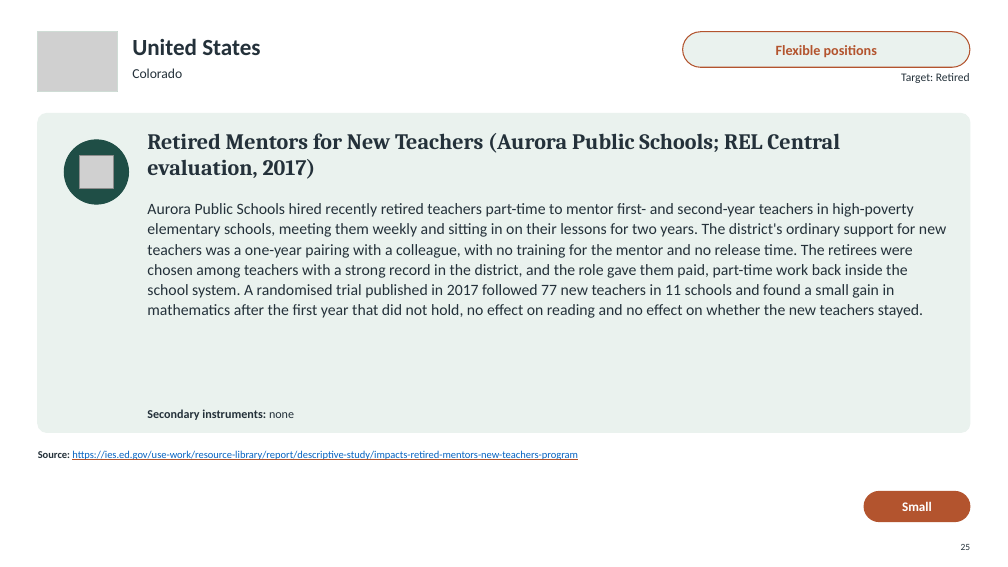
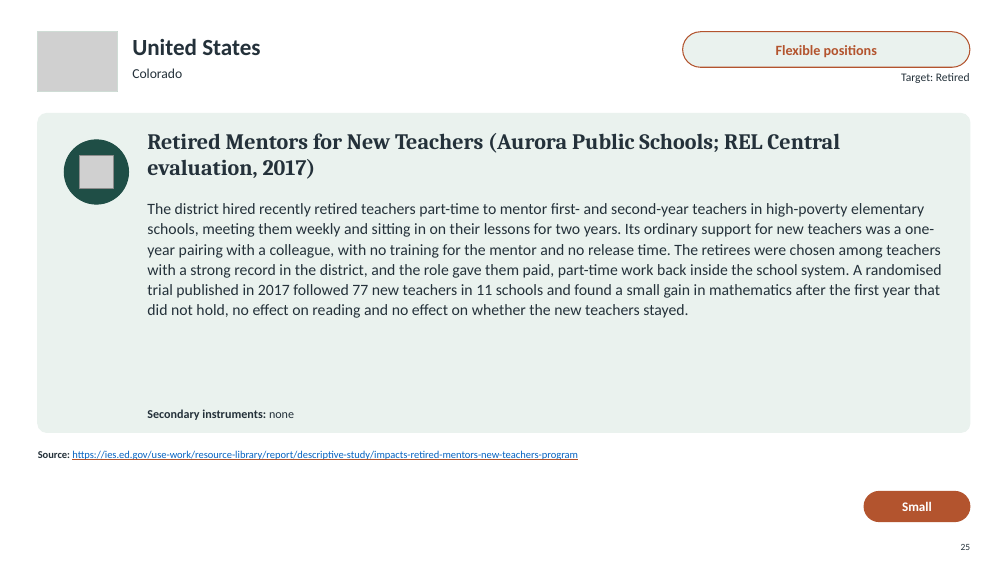
Before and after one commit to jedr1-ship-it/Alternative-Pathways----Quant, a slide deck: slide 25 of policies/Re-attracting_Former_Teachers.pptx. Drawn at 1008x567 pixels with LibreOffice and Linux fonts; fonts in the diff are those of the drawing; grey boxes stand for pictures. Boxes give left, top, right and bottom in pixels: in the first picture for what was removed or moved away, otherwise in the second. Text is boxed around its words. In the diff, an @@ line names an element or a change of style, - is before the commit and + after.

```diff
--- a/policies/Re-attracting_Former_Teachers.pptx
+++ b/policies/Re-attracting_Former_Teachers.pptx
@@ text at bbox=[147, 203, 942, 318]: text changed @@
-Aurora Public Schools hired recently retired teachers part-time to mentor first- and second-year teachers in high-poverty elementary schools, meeting them weekly and sitting in on their lessons for two years. The district's ordinary support for new teachers was a one-year pairing with a colleague, with no training for the mentor and no release time. The retirees were chosen among teachers with a strong record in the district, and the role gave them paid, part-time work back inside the school system. A randomised trial published in 2017 followed 77 new teachers in 11 schools and found a small gain in mathematics after the first year that did not hold, no effect on reading and no effect on whether the new teachers stayed.
+The district hired recently retired teachers part-time to mentor first- and second-year teachers in high-poverty elementary schools, meeting them weekly and sitting in on their lessons for two years. Its ordinary support for new teachers was a one-year pairing with a colleague, with no training for the mentor and no release time. The retirees were chosen among teachers with a strong record in the district, and the role gave them paid, part-time work back inside the school system. A randomised trial published in 2017 followed 77 new teachers in 11 schools and found a small gain in mathematics after the first year that did not hold, no effect on reading and no effect on whether the new teachers stayed.
```
Also in this commit, not shown: 27 other slides changed, 2 other files.
